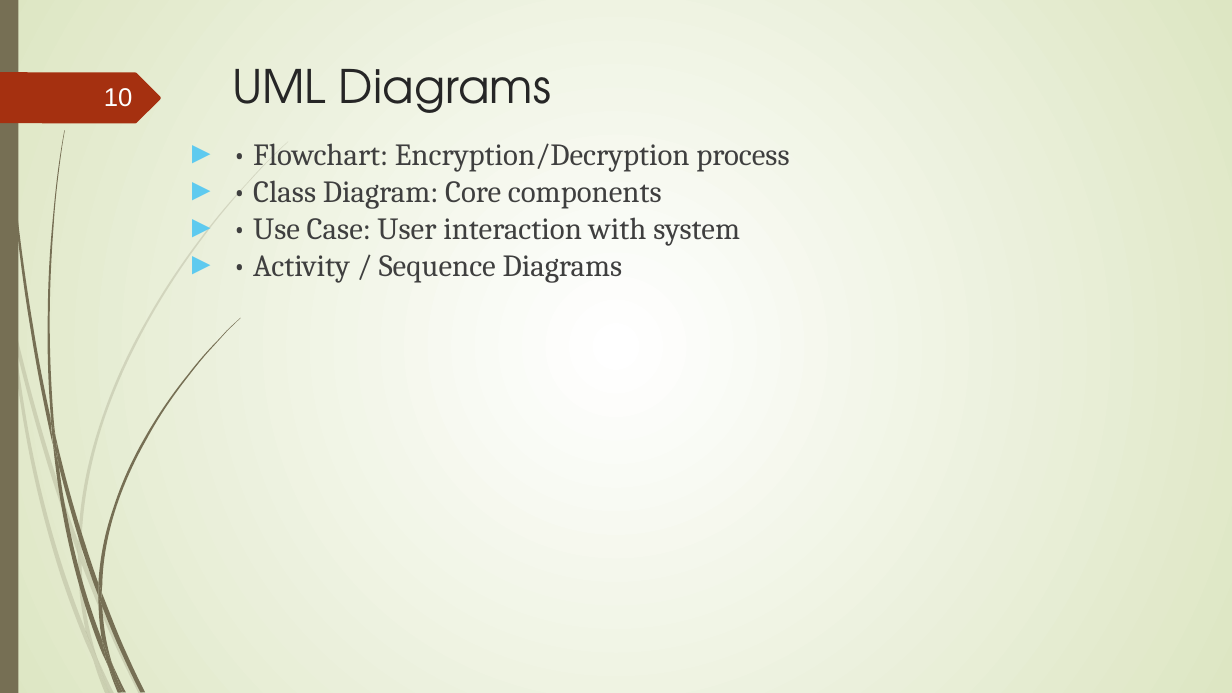
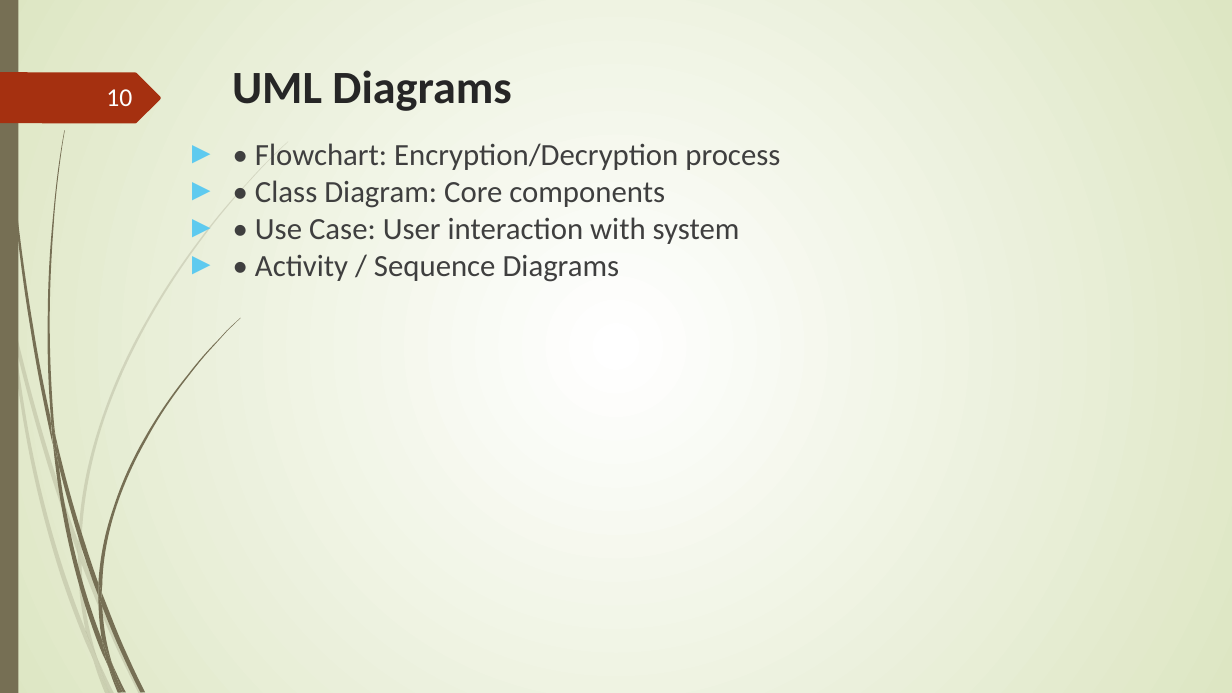
Before and after one commit to salimshre/Encryptor, a slide deck: slide 10 of Documentation/final -File Encryptor In C++.pptx. Drawn at 1232x693 pixels with LibreOffice and Linux fonts; fonts in the diff are those of the drawing. Boxes give left, top, right and bottom in pixels: in the first picture for what was removed or moved away, otherwise in the second. Text is boxed around its words. In the diff, an @@ line names an element or a change of style, - is before the commit and + after.

```diff
--- a/Documentation/final -File Encryptor In C++.pptx
+++ b/Documentation/final -File Encryptor In C++.pptx
@@ title "UML Diagrams" at box(232, 70, 511, 111): font TeX Gyre Adventor to Calibri, bold on @@
@@ page number at box(106, 89, 132, 106): font Arial to Calibri @@
@@ text "• Flowchart: Encryption/Decryption process" at box(255, 143, 780, 282): font Cambria to Calibri @@
```
Also in this commit, not shown: 11 other slides changed, 1 other file.
